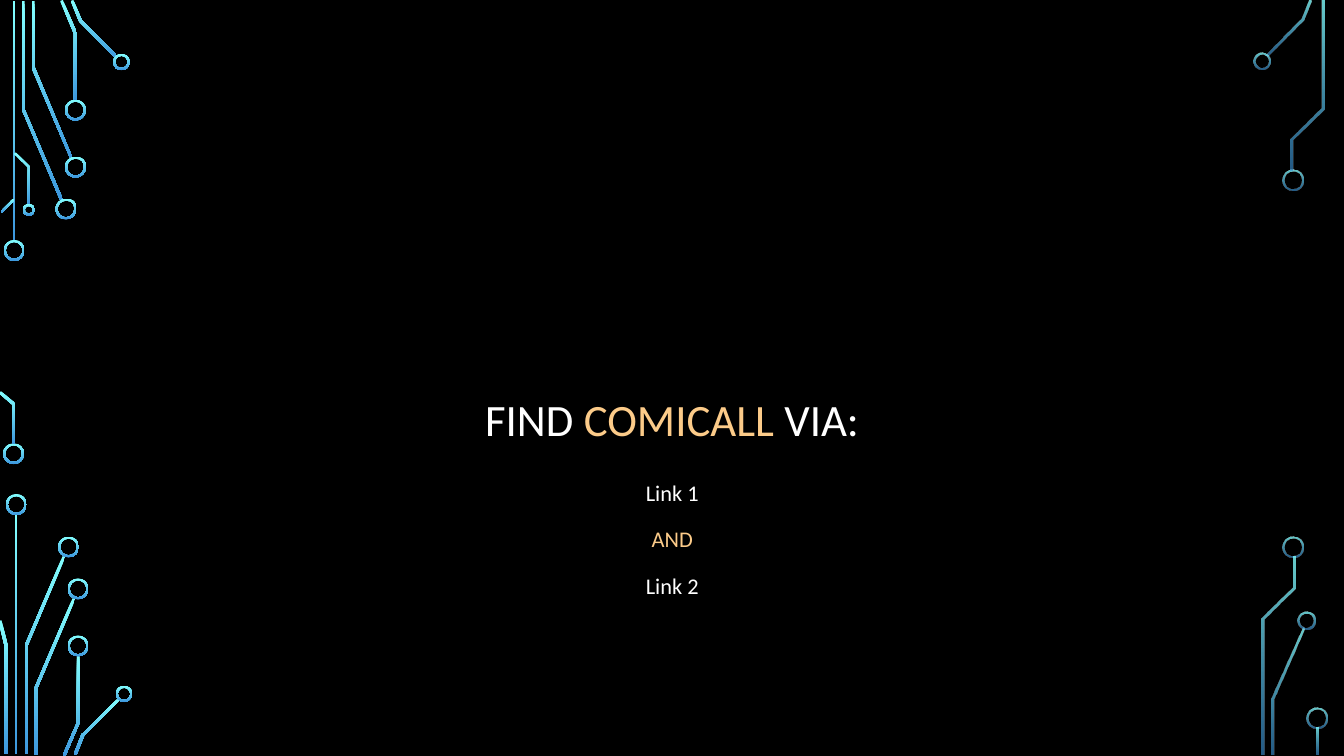
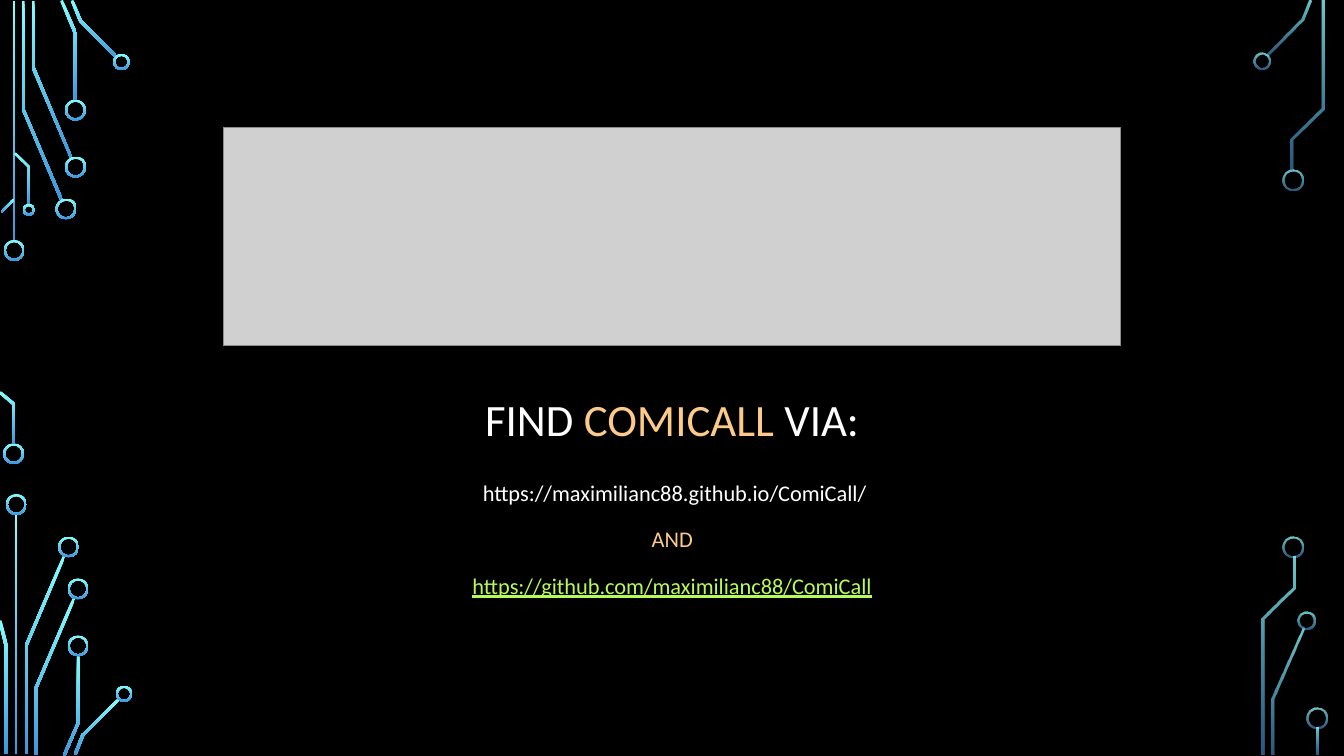
Before and after one commit to maximilianc88/ComiCall, a slide deck: slide 5 of ComiCall Presentation.pptx (slide 6 before the commit). Drawn at 1344x756 pixels with LibreOffice and Linux fonts; fonts in the diff are those of the drawing; grey boxes stand for pictures; background and template pictures are left out. Boxes give left, top, right and bottom in pixels: in the first picture for what was removed or moved away, otherwise in the second. Text is boxed around its words. In the diff, an @@ line names an element or a change of style, - is before the commit and + after.

```diff
--- a/ComiCall Presentation.pptx
+++ b/ComiCall Presentation.pptx
@@ picture added at bbox=[224, 128, 1121, 346] @@
@@ text at bbox=[483, 485, 866, 505]: text changed @@
-Link 1
+https://maximilianc88.github.io/ComiCall/
@@ text at bbox=[472, 578, 871, 598]: text changed; text colour #FFFFFF to #B8FA56 @@
-Link 2
+https://github.com/maximilianc88/ComiCall
```
Also in this commit, not shown: 4 other slides changed, 3 slides added, 1 other file.
